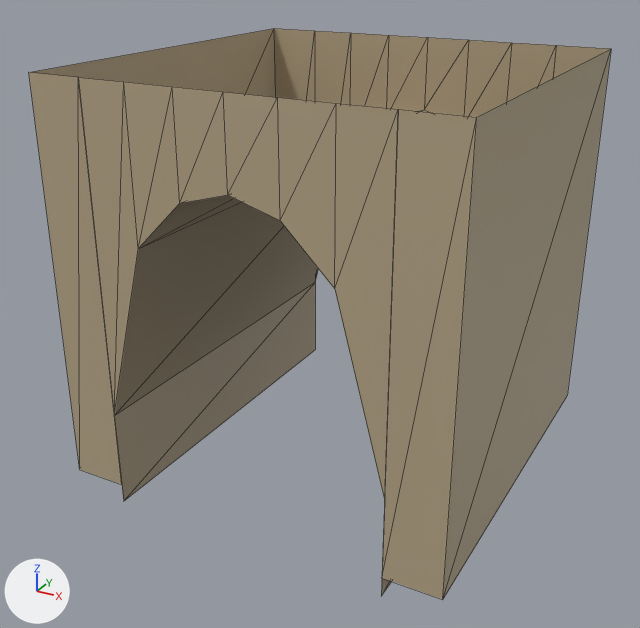
Two versions of the glTF model Data/RideUK/Props/SM_Prop_bridge_arch_1_LOD2.glb, one commit apart.
The view is the same before and after, from a 50 mm lens placed at (0.978, -1.901, 1.288), pointed at (-0.03, -0.068, 0.372). Every picture has the same lights, and +X, +Y and +Z are marked at lower left. The older version comes first. Mesh edges are drawn as thin lines. Vertices at exactly the same position are counted once.

The first picture shows 'SM_Prop_bridge_arch_1_LOD2'.
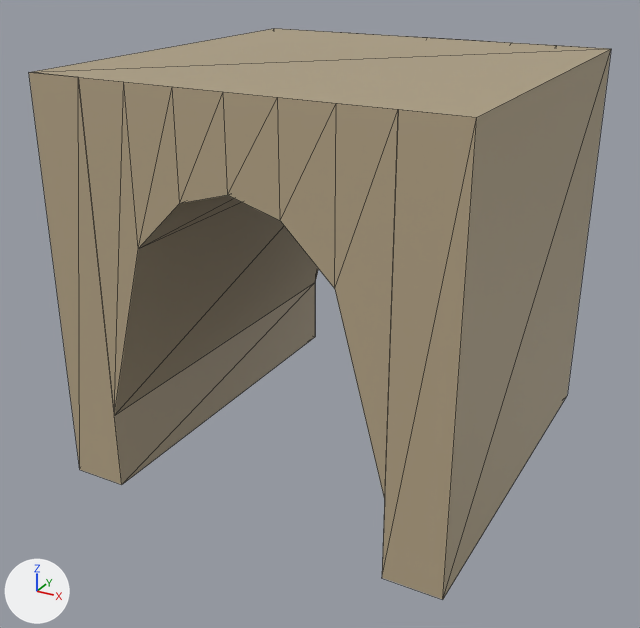
Where the change shows, as pixel boxes (x1, y1, x2, y2) in the pictures (640 x 628 px):
part 1 of me_sm_prop_bridge_arch_1_lod2, built on
    before: (114, 283, 392, 596)
    after: (29, 28, 610, 484)

The edits, one by one:
me_sm_prop_bridge_arch_1_lod2 is used by ob_sm_prop_bridge_arch_1_lod2; location (0.0, 0.0, 0.0).
me_sm_prop_bridge_arch_1_lod2 had 44 vertices, 52 faces and spanned x -0.5..0.5, y -0.5..0.5, z -0.05..1.0.
me_sm_prop_bridge_arch_1_lod2 now has 40 vertices, 58 faces and spans x -0.5..0.5, y -0.5..0.5, z 0.0..1.0.
Part 1, on me_sm_prop_bridge_arch_1_lod2:
4 vertices are removed from x -0.36..0.36, y -0.5..0.5, z -0.05.
4 faces are deleted.
10 new faces join them.
